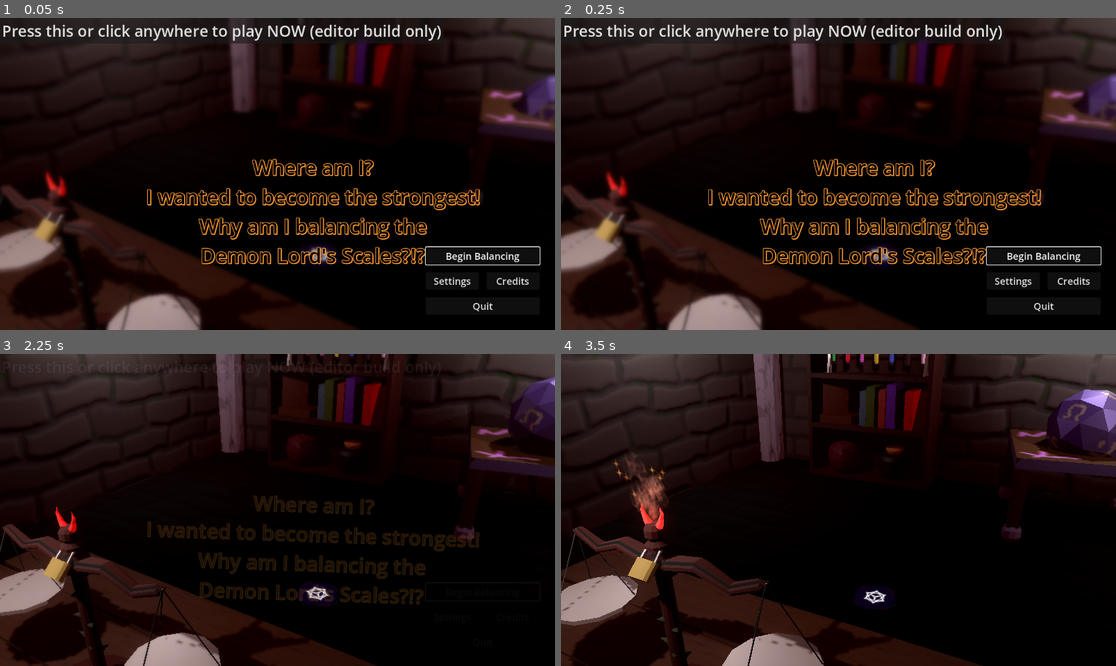
Above: before the commit, frames 1-4 (two rows, left to right).
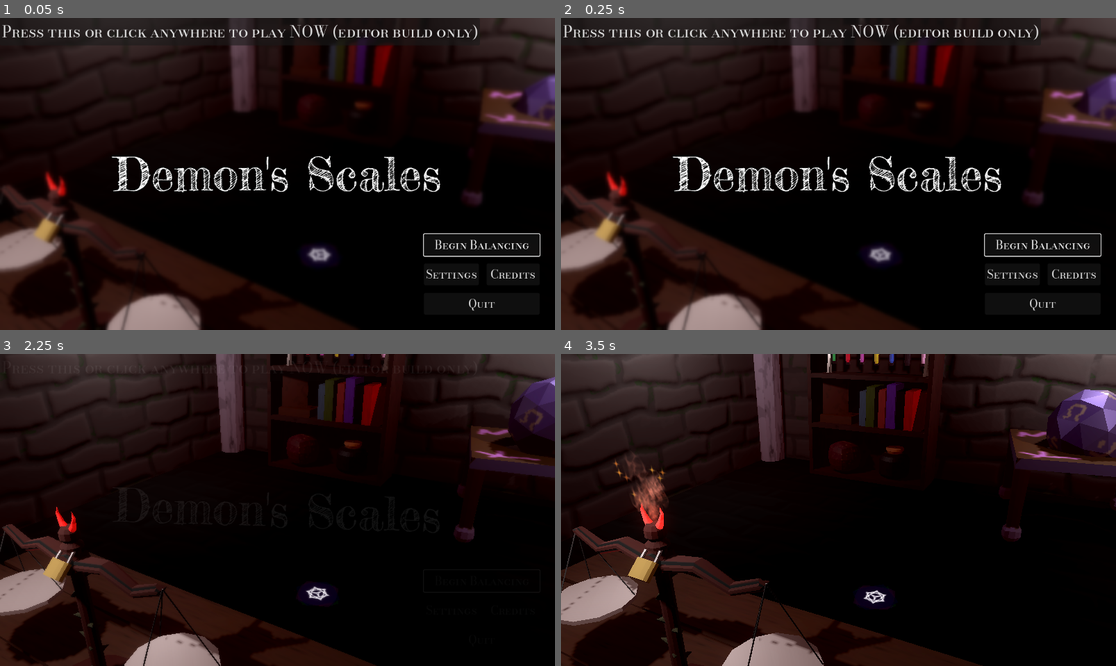
Above: after the commit, the same moments.

Repository: camd67/scale-game
Game: Godot game, scene res://scene/main/main.tscn
The game is run twice, just before and just after one commit, with the same random seed, the same clock (stepped at 60 frames per second) and the same inputs. Sound files missing from this copy of the repository are replaced by a short silence.
Inputs (mouse positions are in pixels of both pictures, inside the frame that each line leads up to):
- Up to frame 1 (0.05 s): no input
- Up to frame 2 (0.25 s): no input
- Up to frame 3 (2.25 s): click "Begin Balancing" at 0.5 s; move the mouse to (399, 494) at 1.27 s; click (399, 494) at 1.42 s; drag from (166, 525) to (249, 572) at 2.02 s
- Up to frame 4 (3.5 s): move the mouse to (894, 441) at 2.77 s; click (894, 441) at 2.92 s

The runs differ from the first frame. In frame 1, 8.5% of the frame differs, in the area x 0-98%, y 2-94%; in frame 2, 8.5%; in frame 3, 3.1%; in frame 4, nothing differs.

Commit message:
Add new menu fonts

Diff:
--- a/project.godot
+++ b/project.godot
@@ -56,6 +56,10 @@
 weighable="Something that can report its weight back to the caller"
 grabbables=""
 
+[gui]
+
+theme/custom_font="res://asset/font/bodoni_moda/BodoniModaSC-VariableFont_opsz,wght.ttf"
+
 [input]
 
 lockin(debug)={
--- a/scene/ui/credits/credits_data.gd
+++ b/scene/ui/credits/credits_data.gd
@@ -7,9 +7,11 @@
 ]
 
 static var third_party_assets := [
-	["Particle VFX textures", "https://www.kenney.nl/assets/particle-pack"],
-	["Fire Crackle SFX", "https://freesound.org/people/TheWoodlandNomad/sounds/363093/"],
-	["Planet textures", "https://www.solarsystemscope.com", "CC BY 4.0", "https://creativecommons.org/licenses/by/4.0/"]
+	["Particle VFX textures", "Kenny Particle Pack", "kenney.nl",  "https://www.kenney.nl/assets/particle-pack"],
+	["Fire Crackle SFX","TheWoodlandNomad", "freesound.org",  "https://freesound.org/people/TheWoodlandNomad/sounds/363093/"],
+	["Planet textures", "https://www.solarsystemscope.com", "CC BY 4.0", "https://creativecommons.org/licenses/by/4.0/"],
+	["Bodoni Moda SC", "Copyright 2020 The Bodoni Moda Project Authors", "Bodoni Github", "https://github.com/indestructible-type/Bodoni"],
+	["Fredericka the Great", "Copyright (c) 2011, Tart Workshop (a DBA of Font Diner, Inc)", "FontDiner.com", "www.fontdiner.com"]
 ]
 
 
--- a/scene/ui/main_menu/credits_margin.gd
+++ b/scene/ui/main_menu/credits_margin.gd
@@ -1,6 +1,7 @@
 extends MarginContainer
 
 @onready var settings_section: VBoxContainer = %SettingsSection
+@export var credit_font: Font
 
 func _ready() -> void:
 	var credit_data := CreditsData.get_credits_data()
@@ -13,6 +14,8 @@
 
 		var left_label := Label.new()
 		left_label.text = section[0]
+		left_label.add_theme_font_size_override("font_size", 16)
+		left_label.add_theme_font_override("font", credit_font)
 		hbox.add_child(left_label)
 
 		hbox.add_spacer(false)
@@ -21,6 +24,8 @@
 		right_label.text = section[1]
 		right_label.size_flags_horizontal = Control.SIZE_EXPAND_FILL
 		right_label.horizontal_alignment = HORIZONTAL_ALIGNMENT_RIGHT
+		right_label.add_theme_font_override("font", credit_font)
+		right_label.add_theme_font_size_override("font_size", 16)
 		hbox.add_child(right_label)
 
 		if right_label.text == "":
@@ -32,6 +37,8 @@
 			var link := LinkButton.new()
 			link.text = section[2]
 			link.uri = section[3]
+			link.add_theme_font_size_override("font_size", 16)
+			link.add_theme_font_override("font", credit_font)
 			hbox.add_child(link)
 
 		settings_section.add_child(hbox)
--- a/scene/ui/main_menu/main_menu.tscn
+++ b/scene/ui/main_menu/main_menu.tscn
@@ -1,7 +1,8 @@
-[gd_scene load_steps=15 format=3 uid="uid://dhgqdwpcy37iw"]
+[gd_scene load_steps=17 format=3 uid="uid://dhgqdwpcy37iw"]
 
 [ext_resource type="Script" path="res://scene/ui/main_menu/main_menu.gd" id="1_ay1vl"]
 [ext_resource type="Shader" path="res://scene/ui/main_menu/main_menu.gdshader" id="2_lsi7y"]
+[ext_resource type="FontFile" uid="uid://cwalsjuodmj6y" path="res://asset/font/frederick_the_great/FrederickatheGreat-Regular.ttf" id="3_eahxm"]
 [ext_resource type="Script" path="res://scene/ui/main_menu/settings_menu.gd" id="3_sjsop"]
 [ext_resource type="Script" path="res://scene/ui/main_menu/credits_margin.gd" id="4_p0lg4"]
 
@@ -63,7 +64,7 @@
 "times": PackedFloat32Array(0),
 "transitions": PackedFloat32Array(1),
 "update": 1,
-"values": [-1000]
+"values": [-1500]
 }
 
 [sub_resource type="Animation" id="Animation_66mwr"]
@@ -79,7 +80,7 @@
 "times": PackedFloat32Array(0.5, 0.9, 1.3),
 "transitions": PackedFloat32Array(1, 1, 1),
 "update": 0,
-"values": [-1000, 54.0, 0.0]
+"values": [-1500, 54.0, 0.0]
 }
 tracks/1/type = "value"
 tracks/1/imported = false
@@ -204,6 +205,9 @@
 "default": SubResource("Animation_cg0ts")
 }
 
+[sub_resource type="SystemFont" id="SystemFont_sye1d"]
+font_names = PackedStringArray("Sans-Serif")
+
 [sub_resource type="StyleBoxFlat" id="StyleBoxFlat_gpgfv"]
 bg_color = Color(0.26, 0.26, 0.26, 1)
 corner_radius_top_left = 8
@@ -235,22 +239,24 @@
 grow_vertical = 2
 
 [node name="Title" type="Label" parent="."]
-layout_mode = 2
-offset_left = 303.347
-offset_top = 281.1
-offset_right = 839.347
-offset_bottom = 413.1
-pivot_offset = Vector2(268, 66)
-theme_override_colors/font_color = Color(0, 0, 0, 1)
-theme_override_colors/font_shadow_color = Color(1, 0.612122, 0.199219, 1)
-theme_override_colors/font_outline_color = Color(1, 0.612122, 0.199219, 1)
+layout_mode = 1
+anchors_preset = 8
+anchor_left = 0.5
+anchor_top = 0.5
+anchor_right = 0.5
+anchor_bottom = 0.5
+offset_left = -340.0
+offset_top = -59.0
+offset_right = 340.0
+offset_bottom = 59.0
+grow_horizontal = 2
+grow_vertical = 2
+pivot_offset = Vector2(340, 59)
 theme_override_constants/outline_size = 5
 theme_override_constants/shadow_outline_size = 5
-theme_override_font_sizes/font_size = 42
-text = "Where am I?
-I wanted to become the strongest!
-Why am I balancing the
-Demon Lord's Scales?!?"
+theme_override_fonts/font = ExtResource("3_eahxm")
+theme_override_font_sizes/font_size = 96
+text = "Demon's Scales"
 horizontal_alignment = 1
 
 [node name="TitleAnimationPlayer" type="AnimationPlayer" parent="."]
@@ -297,6 +303,7 @@
 [node name="Label" type="Label" parent="MarginContainer/SettingsMargin/Settings Section/MusicSliderBox"]
 layout_mode = 2
 size_flags_vertical = 1
+theme_override_font_sizes/font_size = 20
 text = "Music"
 vertical_alignment = 1
 
@@ -317,6 +324,7 @@
 [node name="Label" type="Label" parent="MarginContainer/SettingsMargin/Settings Section/SfxSliderBox"]
 layout_mode = 2
 size_flags_vertical = 1
+theme_override_font_sizes/font_size = 20
 text = "SFX"
 vertical_alignment = 1
 
@@ -335,6 +343,7 @@
 [node name="Label" type="Label" parent="MarginContainer/SettingsMargin/Settings Section/MainSliderBox"]
 layout_mode = 2
 size_flags_vertical = 1
+theme_override_font_sizes/font_size = 20
 text = "Main"
 vertical_alignment = 1
 
@@ -356,13 +365,15 @@
 focus_neighbor_right = NodePath(".")
 focus_neighbor_bottom = NodePath("../MusicSliderBox/HSlider")
 focus_next = NodePath("../MusicSliderBox/HSlider")
+theme_override_font_sizes/font_size = 24
 text = "Back"
 
 [node name="CreditsMargin" type="MarginContainer" parent="MarginContainer"]
 layout_mode = 2
 mouse_filter = 2
-theme_override_constants/margin_right = -1000
+theme_override_constants/margin_right = -1500
 script = ExtResource("4_p0lg4")
+credit_font = SubResource("SystemFont_sye1d")
 
 [node name="PanelContainer" type="PanelContainer" parent="MarginContainer/CreditsMargin"]
 layout_mode = 2
@@ -396,6 +407,7 @@
 focus_neighbor_bottom = NodePath(".")
 focus_next = NodePath(".")
 focus_previous = NodePath(".")
+theme_override_font_sizes/font_size = 24
 text = "Back"
 
 [node name="MainMargin" type="MarginContainer" parent="MarginContainer"]
@@ -416,7 +428,7 @@
 focus_neighbor_top = NodePath("../QuitButton")
 focus_neighbor_right = NodePath(".")
 focus_previous = NodePath("../QuitButton")
-theme_override_font_sizes/font_size = 20
+theme_override_font_sizes/font_size = 24
 text = "Begin Balancing"
 
 [node name="HBoxContainer" type="HBoxContainer" parent="MarginContainer/MainMargin/Main Section"]
@@ -433,7 +445,7 @@
 focus_neighbor_bottom = NodePath("../../QuitButton")
 focus_next = NodePath("../CreditsButton")
 focus_previous = NodePath("../../PlayButton")
-theme_override_font_sizes/font_size = 20
+theme_override_font_sizes/font_size = 24
 text = "Settings"
 
 [node name="CreditsButton" type="Button" parent="MarginContainer/MainMargin/Main Section/HBoxContainer"]
@@ -446,7 +458,7 @@
 focus_neighbor_bottom = NodePath("../../QuitButton")
 focus_next = NodePath("../../QuitButton")
 focus_previous = NodePath("../SettingsButton")
-theme_override_font_sizes/font_size = 20
+theme_override_font_sizes/font_size = 24
 text = "Credits"
 
 [node name="QuitButton" type="Button" parent="MarginContainer/MainMargin/Main Section"]
@@ -456,5 +468,5 @@
 focus_neighbor_right = NodePath(".")
 focus_neighbor_bottom = NodePath("../PlayButton")
 focus_next = NodePath("../PlayButton")
-theme_override_font_sizes/font_size = 20
+theme_override_font_sizes/font_size = 24
 text = "Quit"
Binary file added: asset/font/bodoni_moda/BodoniModaSC-VariableFont_opsz,wght.ttf
Not shown, added: asset/font/bodoni_moda/BodoniModaSC-VariableFont_opsz,wght.ttf.import
Not shown, added: asset/font/bodoni_moda/OFL.txt
Binary file added: asset/font/frederick_the_great/FrederickatheGreat-Regular.ttf
Not shown, added: asset/font/frederick_the_great/FrederickatheGreat-Regular.ttf.import
Not shown, added: asset/font/frederick_the_great/OFL.txt
